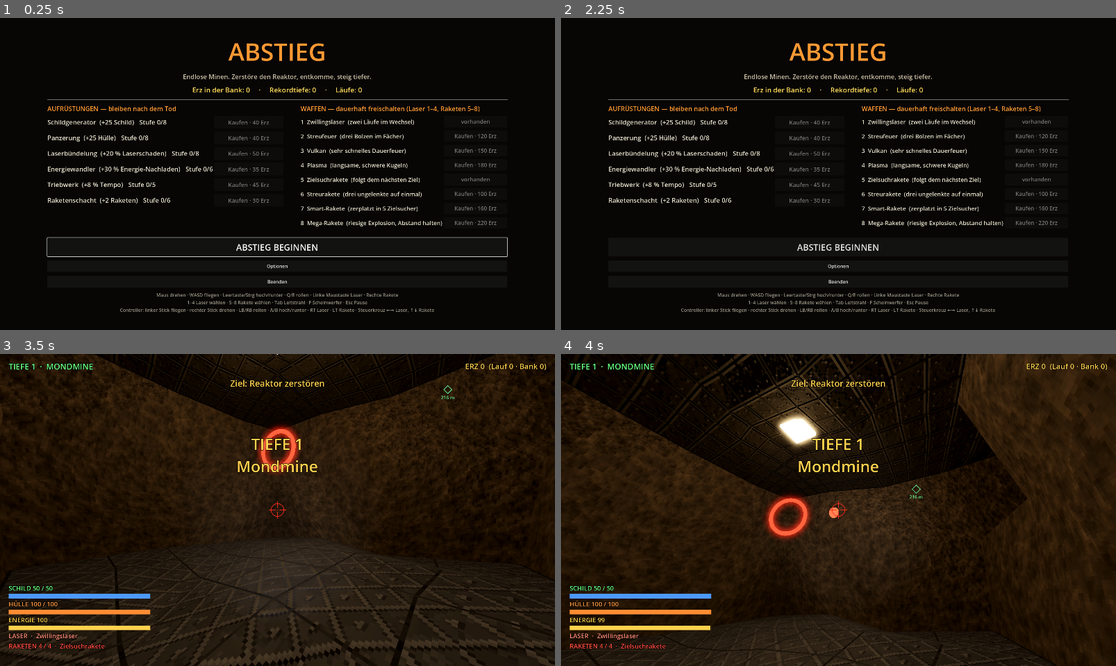
Above: before the commit, frames 1-4 (two rows, left to right).
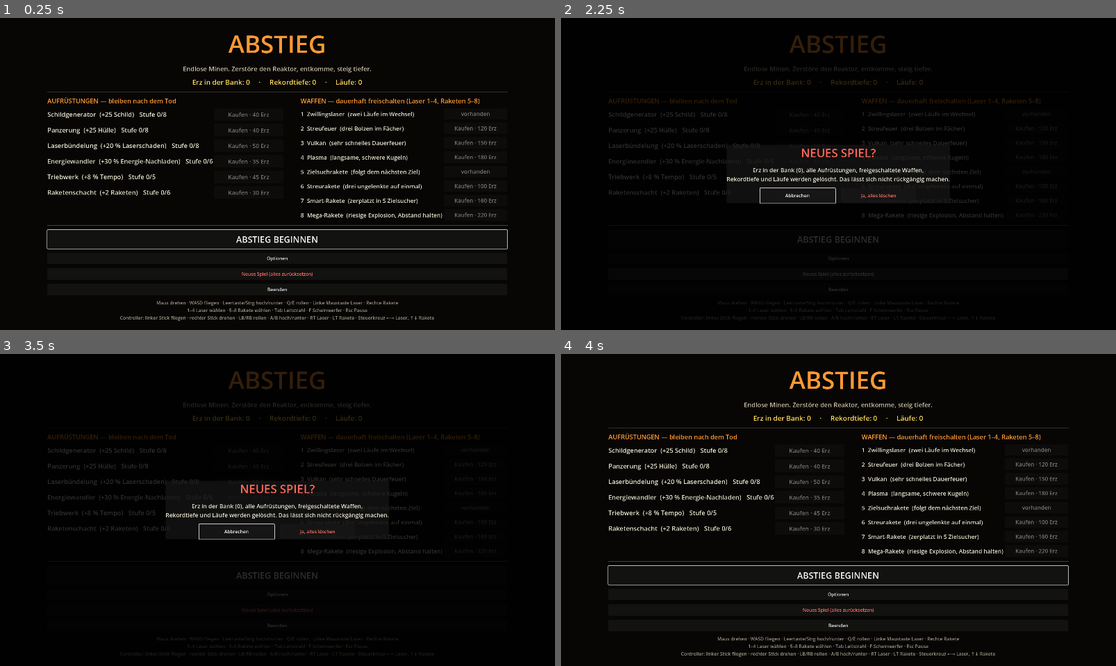
Above: after the commit, the same moments.

Repository: StevFischer/abstieg
Game: Godot game, scene res://scenes/main.tscn
Same seed, same stepped clock (60 frames per second), same inputs: the game is played once before the commit and once after it.
Inputs (mouse positions are in pixels of both pictures, inside the frame that each line leads up to):
- Up to frame 1 (0.25 s): no input
- Up to frame 2 (2.25 s): click (838, 273) at 0.5 s, where only the run after the commit has a clickable "Neues Spiel (alles zurücksetz…"; click (799, 195) at 1.25 s, where only the run after the commit has a clickable "Abbrechen"; click (838, 273) at 2 s, where only the run after the commit has a clickable "Neues Spiel (alles zurücksetz…"
- Up to frame 3 (3.5 s): click "ABSTIEG BEGINNEN" at 2.75 s
- Up to frame 4 (4 s): click (877, 531) at 3.5 s, where only the run after the commit has a clickable "Ja, alles löschen"

The runs differ from the first frame. In frame 1, 11% of the frame differs, in the area x 8-92%, y 5-98%; in frame 2, 7.6%; in frame 3, 70%, in the area x 0-100%, y 0-100%; in frame 4, 57%.

Commit message:
Licht gedämpft (Glühen, Paneele, Lampen, Augen, Geschosse), Lampen nur an echter Decke, Hallen mit Säulen, Wirbelportal, Minen dunkel mit MINE-Schild, Neues Spiel mit Abfrage
Co-Authored-By: Claude Opus 5.5 <noreply@anthropic.com>

Diff:
--- a/scripts/Ausgang.gd
+++ b/scripts/Ausgang.gd
@@ -1,14 +1,37 @@
 class_name Ausgang
 extends Area3D
-## Der Ausstiegsschacht im Startraum. Rot und verschlossen, bis der Reaktor fällt.
+## Der Ausstiegsschacht im Startraum: ein Wirbel in einem achteckigen Stahlrahmen.
+## Verschlossen dreht er sich träge und rot; nach der Reaktorzerstörung wird er grün, wirbelt schnell
+## und saugt Funken nach innen. Hineinfliegen führt eine Tiefe tiefer.
 
 signal erreicht
 
+const WIRBEL := """
+shader_type spatial;
+render_mode unshaded, blend_add, cull_disabled, depth_draw_never;
+uniform vec4 farbe : source_color = vec4(1.0, 0.2, 0.1, 1.0);
+uniform float tempo = 1.0;
+uniform float staerke = 0.5;
+void fragment() {
+	vec2 p = UV * 2.0 - 1.0;
+	float r = length(p);
+	if (r > 1.0) { discard; }
+	float a = atan(p.y, p.x);
+	float spirale = 0.5 + 0.5 * sin(a * 5.0 + r * 16.0 - TIME * tempo);
+	float kern = pow(1.0 - r, 0.7);
+	float rand = smoothstep(0.8, 1.0, r) * (1.0 - smoothstep(0.97, 1.0, r));
+	float v = (spirale * 0.75 + 0.25) * kern * staerke + rand * 0.9;
+	ALBEDO = farbe.rgb * v;
+}
+"""
+
 var offen := false
-var _ring: MeshInstance3D
-var _mat: StandardMaterial3D
-var _flaeche: MeshInstance3D
+var _wirbel_mat: ShaderMaterial
+var _lichter_mat: StandardMaterial3D
+var _ringe: Array[MeshInstance3D] = []
+var _funken: GPUParticles3D
 var _licht: OmniLight3D
+var _t := 0.0
 
 
 func _ready() -> void:
@@ -19,49 +42,117 @@
 	kugel.radius = 2.2
 	form.shape = kugel
 	add_child(form)
-	_mat = StandardMaterial3D.new()
-	_mat.shading_mode = BaseMaterial3D.SHADING_MODE_UNSHADED
-	_mat.albedo_color = Color(2.5, 0.3, 0.2)
-	_ring = MeshInstance3D.new()
-	var t := TorusMesh.new()
-	t.inner_radius = 1.6
-	t.outer_radius = 2.0
-	t.material = _mat
-	_ring.mesh = t
-	_ring.rotation.x = PI / 2.0
-	add_child(_ring)
-	_flaeche = MeshInstance3D.new()
-	var c := CylinderMesh.new()
-	c.top_radius = 1.6
-	c.bottom_radius = 1.6
-	c.height = 0.05
+
+	# Wirbelscheibe
+	var scheibe := MeshInstance3D.new()
+	var quad := QuadMesh.new()
+	quad.size = Vector2(4.4, 4.4)
+	_wirbel_mat = ShaderMaterial.new()
+	var sh := Shader.new()
+	sh.code = WIRBEL
+	_wirbel_mat.shader = sh
+	quad.material = _wirbel_mat
+	scheibe.mesh = quad
+	add_child(scheibe)
+
+	# Achteckiger Stahlrahmen mit Signallampen
+	var stahl := StandardMaterial3D.new()
+	stahl.albedo_color = Color(0.3, 0.3, 0.33)
+	stahl.metallic = 0.4
+	stahl.roughness = 0.45
+	_lichter_mat = StandardMaterial3D.new()
+	_lichter_mat.shading_mode = BaseMaterial3D.SHADING_MODE_UNSHADED
+	for i in 8:
+		var w := TAU * i / 8.0
+		var balken := MeshInstance3D.new()
+		var b := BoxMesh.new()
+		b.size = Vector3(1.85, 0.32, 0.5)
+		b.material = stahl
+		balken.mesh = b
+		balken.position = Vector3(cos(w + TAU / 16.0), sin(w + TAU / 16.0), 0) * 2.35
+		balken.rotation.z = w + TAU / 16.0 + PI / 2.0
+		add_child(balken)
+		var lampe := MeshInstance3D.new()
+		var k := BoxMesh.new()
+		k.size = Vector3(0.22, 0.22, 0.56)
+		k.material = _lichter_mat
+		lampe.mesh = k
+		lampe.position = Vector3(cos(w), sin(w), 0) * 2.55
+		add_child(lampe)
+
+	# Zwei dünne Ringe, die in verschiedene Richtungen kreisen
+	for i in 2:
+		var ring := MeshInstance3D.new()
+		var t := TorusMesh.new()
+		t.inner_radius = 2.7 + i * 0.3
+		t.outer_radius = 2.78 + i * 0.3
+		t.rings = 48
+		t.material = _lichter_mat
+		ring.mesh = t
+		ring.rotation.x = PI / 2.0
+		add_child(ring)
+		_ringe.append(ring)
+
+	# Funken, die nach innen gesogen werden (nur offen)
+	_funken = GPUParticles3D.new()
+	_funken.amount = 70
+	_funken.lifetime = 0.9
+	_funken.emitting = false
+	var pm := ParticleProcessMaterial.new()
+	pm.emission_shape = ParticleProcessMaterial.EMISSION_SHAPE_RING
+	pm.emission_ring_axis = Vector3(0, 0, 1)
+	pm.emission_ring_radius = 2.4
+	pm.emission_ring_inner_radius = 2.1
+	pm.emission_ring_height = 0.2
+	pm.gravity = Vector3.ZERO
+	pm.radial_accel_min = -9.0
+	pm.radial_accel_max = -6.0
+	pm.tangential_accel_min = 3.0
+	pm.tangential_accel_max = 5.0
+	pm.scale_min = 0.6
+	pm.scale_max = 1.0
+	_funken.process_material = pm
+	var funke := QuadMesh.new()
+	funke.size = Vector2(0.12, 0.12)
 	var fm := StandardMaterial3D.new()
 	fm.shading_mode = BaseMaterial3D.SHADING_MODE_UNSHADED
-	fm.transparency = BaseMaterial3D.TRANSPARENCY_ALPHA
-	fm.albedo_color = Color(0.4, 2.0, 0.6, 0.45)
-	c.material = fm
-	_flaeche.mesh = c
-	_flaeche.rotation.x = PI / 2.0
-	_flaeche.visible = false
-	add_child(_flaeche)
+	fm.billboard_mode = BaseMaterial3D.BILLBOARD_ENABLED
+	fm.albedo_color = Color(0.6, 2.0, 0.8)
+	funke.material = fm
+	_funken.draw_pass_1 = funke
+	add_child(_funken)
+
 	_licht = OmniLight3D.new()
-	_licht.light_color = Color(1.0, 0.2, 0.1)
-	_licht.omni_range = 9.0
-	_licht.light_energy = 1.5
+	_licht.omni_range = 10.0
 	add_child(_licht)
+	_zustand_zeigen()
 	body_entered.connect(_rein)
 
 
+func _zustand_zeigen() -> void:
+	var farbe := Color(0.4, 1.6, 0.6) if offen else Color(1.3, 0.2, 0.12)
+	_wirbel_mat.set_shader_parameter("farbe", farbe)
+	_wirbel_mat.set_shader_parameter("tempo", 7.0 if offen else 1.2)
+	_wirbel_mat.set_shader_parameter("staerke", 0.9 if offen else 0.35)
+	_lichter_mat.albedo_color = farbe
+	_licht.light_color = Color(0.3, 1.0, 0.4) if offen else Color(1.0, 0.2, 0.1)
+	_licht.light_energy = 2.2 if offen else 1.0
+	_funken.emitting = offen
+
+
 func _process(dt: float) -> void:
-	rotation.y += dt * (1.5 if offen else 0.3)
+	_t += dt
+	rotation.y += dt * (0.5 if offen else 0.15)
+	_ringe[0].rotation.y += dt * (2.4 if offen else 0.4)
+	_ringe[1].rotation.x += dt * (1.7 if offen else 0.3)
+	_lichter_mat.albedo_color.a = 1.0
+	if offen:
+		_licht.light_energy = 1.8 + sin(_t * 6.0) * 0.6
 
 
 func oeffnen() -> void:
 	offen = true
-	_mat.albedo_color = Color(0.4, 2.5, 0.6)
-	_licht.light_color = Color(0.3, 1.0, 0.4)
-	_licht.light_energy = 3.0
-	_flaeche.visible = true
+	_zustand_zeigen()
 	for k in get_overlapping_bodies():
 		_rein(k)
 
--- a/scripts/Beute.gd
+++ b/scripts/Beute.gd
@@ -52,7 +52,7 @@
 	_mat.emission_energy_multiplier = 0.9
 	_glanz = StandardMaterial3D.new()
 	_glanz.shading_mode = BaseMaterial3D.SHADING_MODE_UNSHADED
-	_glanz.albedo_color = Color(farbe.r * 2.5, farbe.g * 2.5, farbe.b * 2.5)
+	_glanz.albedo_color = Color(farbe.r * 1.6, farbe.g * 1.6, farbe.b * 1.6)
 	_form = Node3D.new()
 	add_child(_form)
 	match art:
--- a/scripts/Effekte.gd
+++ b/scripts/Effekte.gd
@@ -32,7 +32,7 @@
 	var m := StandardMaterial3D.new()
 	m.shading_mode = BaseMaterial3D.SHADING_MODE_UNSHADED
 	m.transparency = BaseMaterial3D.TRANSPARENCY_ALPHA
-	m.albedo_color = Color(farbe.r * 3.0, farbe.g * 3.0, farbe.b * 3.0, 1.0)
+	m.albedo_color = Color(farbe.r * 2.0, farbe.g * 2.0, farbe.b * 2.0, 1.0)
 	kugel.material = m
 	k.mesh = kugel
 	eltern.add_child(k)
--- a/scripts/Gegner.gd
+++ b/scripts/Gegner.gd
@@ -180,11 +180,11 @@
 	rahmen.metallic = 0.3
 	var leuchte := StandardMaterial3D.new()
 	leuchte.shading_mode = BaseMaterial3D.SHADING_MODE_UNSHADED
-	leuchte.albedo_color = Color(d.auge.r * 3.0, d.auge.g * 3.0, d.auge.b * 3.0)
+	leuchte.albedo_color = Color(d.auge.r * 1.8, d.auge.g * 1.8, d.auge.b * 1.8)
 	var duese := leuchte.duplicate() as StandardMaterial3D
-	duese.albedo_color = Color(2.6, 1.4, 0.5)
+	duese.albedo_color = Color(1.6, 0.85, 0.3)
 	var mine := leuchte.duplicate() as StandardMaterial3D
-	mine.albedo_color = Color(3.0, 1.3, 0.3)
+	mine.albedo_color = Color(1.8, 0.8, 0.2)
 	var schild := StandardMaterial3D.new()
 	schild.shading_mode = BaseMaterial3D.SHADING_MODE_UNSHADED
 	schild.transparency = BaseMaterial3D.TRANSPARENCY_ALPHA
--- a/scripts/Geschoss.gd
+++ b/scripts/Geschoss.gd
@@ -39,7 +39,7 @@
 	kapsel.rings = 2
 	var m := StandardMaterial3D.new()
 	m.shading_mode = BaseMaterial3D.SHADING_MODE_UNSHADED
-	m.albedo_color = Color(p_farbe.r * 4.0, p_farbe.g * 4.0, p_farbe.b * 4.0)
+	m.albedo_color = Color(p_farbe.r * 2.2, p_farbe.g * 2.2, p_farbe.b * 2.2)
 	kapsel.material = m
 	mi.mesh = kapsel
 	mi.rotation.x = PI / 2.0
@@ -47,7 +47,7 @@
 	var l := OmniLight3D.new()
 	l.light_color = p_farbe
 	l.omni_range = 4.0 * groesse
-	l.light_energy = 1.2
+	l.light_energy = 0.8
 	g.add_child(l)
 	return g
 
--- a/scripts/Hangar.gd
+++ b/scripts/Hangar.gd
@@ -80,6 +80,12 @@
 	opt.custom_minimum_size = Vector2(0, 40)
 	opt.pressed.connect(func(): optionen.emit())
 	spalte.add_child(opt)
+	var neu := Button.new()
+	neu.text = "Neues Spiel (alles zurücksetzen)"
+	neu.custom_minimum_size = Vector2(0, 40)
+	neu.add_theme_color_override("font_color", Color(1.0, 0.45, 0.4))
+	neu.pressed.connect(_frage_neues_spiel)
+	spalte.add_child(neu)
 	var ende := Button.new()
 	ende.text = "Beenden"
 	ende.custom_minimum_size = Vector2(0, 40)
@@ -91,6 +97,45 @@
 		"Controller: linker Stick fliegen · rechter Stick drehen · LB/RB rollen · A/B hoch/runter · RT Laser · LT Rakete · Steuerkreuz ←→ Laser, ↑↓ Rakete",
 		16, Color(0.6, 0.58, 0.52), true))
 	erster.call_deferred("grab_focus")
+
+
+## Sicherheitsabfrage — Neues Spiel lässt sich nicht rückgängig machen.
+func _frage_neues_spiel() -> void:
+	var schleier := ColorRect.new()
+	schleier.name = "Abfrage"
+	schleier.color = Color(0, 0, 0, 0.8)
+	schleier.set_anchors_preset(Control.PRESET_FULL_RECT)
+	add_child(schleier)
+	var mitte := CenterContainer.new()
+	mitte.set_anchors_preset(Control.PRESET_FULL_RECT)
+	schleier.add_child(mitte)
+	var kasten := PanelContainer.new()
+	mitte.add_child(kasten)
+	var spalte := VBoxContainer.new()
+	spalte.add_theme_constant_override("separation", 18)
+	spalte.custom_minimum_size = Vector2(760, 0)
+	kasten.add_child(spalte)
+	spalte.add_child(_label("NEUES SPIEL?", 40, Color(1.0, 0.4, 0.35), true))
+	spalte.add_child(_label("Erz in der Bank (%d), alle Aufrüstungen, freigeschaltete Waffen,\nRekordtiefe und Läufe werden gelöscht. Das lässt sich nicht rückgängig machen." % Meta.bank,
+		20, Color(0.9, 0.88, 0.8), true))
+	var zeile := HBoxContainer.new()
+	zeile.add_theme_constant_override("separation", 20)
+	zeile.alignment = BoxContainer.ALIGNMENT_CENTER
+	spalte.add_child(zeile)
+	var nein := Button.new()
+	nein.text = "Abbrechen"
+	nein.custom_minimum_size = Vector2(260, 52)
+	nein.pressed.connect(func(): schleier.queue_free())
+	zeile.add_child(nein)
+	var ja := Button.new()
+	ja.text = "Ja, alles löschen"
+	ja.custom_minimum_size = Vector2(260, 52)
+	ja.add_theme_color_override("font_color", Color(1.0, 0.45, 0.4))
+	ja.pressed.connect(func():
+		Meta.zuruecksetzen()
+		aufbauen())
+	zeile.add_child(ja)
+	nein.call_deferred("grab_focus")      # Vorauswahl ist das Harmlose
 
 
 func _waffen_spalte(rechts: VBoxContainer) -> void:
--- a/scripts/LevelBau.gd
+++ b/scripts/LevelBau.gd
@@ -127,25 +127,50 @@
 	for i in gen.raeume.size():
 		var r := gen.raeume[i]
 		var farbe: Color = thema.lichter[rng.randi_range(0, thema.lichter.size() - 1)]
-		var oben := gen.mitte(i) + Vector3(0, (r.groesse.y - 1) * s * 0.5 + s * 0.3, 0)
-		var l := OmniLight3D.new()
-		l.light_color = farbe
-		l.omni_range = maxf(r.groesse.x, r.groesse.z) * s * 0.9 + 6.0
-		l.light_energy = 1.7
-		l.omni_attenuation = 0.8
-		l.position = oben
-		l.add_to_group("minenlicht")
-		l.set_meta("farbe", farbe)
-		mine.add_child(l)
-		var lampe := MeshInstance3D.new()
-		var box := BoxMesh.new()
-		box.size = Vector3(1.6, 0.25, 1.6)
-		var m := lampen_mat.duplicate() as StandardMaterial3D
-		m.albedo_color = Color(farbe.r * 3.0, farbe.g * 3.0, farbe.b * 3.0)
-		box.material = m
-		lampe.mesh = box
-		lampe.position = oben + Vector3(0, s * 0.18, 0)
-		mine.add_child(lampe)
+		# Lampen nur an echter Decke: oberste Zellen, über denen Fels ist (kein Schacht, keine Säule).
+		# Kleine Räume eine Lampe nahe der Mitte, Hallen ein Raster alle drei Zellen.
+		var decke: Array[Vector3i] = []
+		var top: int = r.pos.y + r.groesse.y - 1
+		for x in range(r.pos.x, r.pos.x + r.groesse.x):
+			for z in range(r.pos.z, r.pos.z + r.groesse.z):
+				var c := Vector3i(x, top, z)
+				if gen.zellen.has(c) and not gen.zellen.has(c + Vector3i.UP):
+					decke.append(c)
+		if decke.is_empty():
+			continue
+		var mitte_xz := Vector2(gen.mitte(i).x, gen.mitte(i).z)
+		decke.sort_custom(func(a: Vector3i, b: Vector3i):
+			return Vector2(a.x, a.z).distance_to(mitte_xz / s) < Vector2(b.x, b.z).distance_to(mitte_xz / s))
+		var plaetze: Array[Vector3i] = [decke[0]]
+		if r.groesse.x >= 5 and r.groesse.z >= 5:
+			plaetze.clear()
+			for c in decke:
+				if (c.x - r.pos.x) % 3 == 1 and (c.z - r.pos.z) % 3 == 1:
+					plaetze.append(c)
+			if plaetze.is_empty():
+				plaetze.append(decke[0])
+		var reichweite := (maxf(r.groesse.x, r.groesse.z) * s * 0.9 + 6.0) if plaetze.size() == 1 else s * 3.2
+		for c in plaetze:
+			var unter_decke := LevelGen.welt_von(c) + Vector3(0, s * 0.5 - 0.15, 0)
+			var l := OmniLight3D.new()
+			l.light_color = farbe
+			l.omni_range = reichweite + r.groesse.y * s * 0.3
+			l.light_energy = 1.7
+			l.omni_attenuation = 0.8
+			l.position = unter_decke - Vector3(0, s * 0.25, 0)
+			l.add_to_group("minenlicht")
+			l.set_meta("farbe", farbe)
+			mine.add_child(l)
+			var lampe := MeshInstance3D.new()
+			var box := BoxMesh.new()
+			box.size = Vector3(1.6, 0.2, 1.6)
+			var m := lampen_mat.duplicate() as StandardMaterial3D
+			m.albedo_color = Color(farbe.r * 1.05, farbe.g * 1.05, farbe.b * 1.05)
+			box.material = m
+			lampe.mesh = box
+			lampe.position = unter_decke
+			lampe.add_to_group("lampe")
+			mine.add_child(lampe)
 		# Stollen: jede dritte Zelle ein schwaches Licht
 		var weg: Array = r.tunnel
 		for j in range(1, weg.size(), 3):
--- a/scripts/LevelGen.gd
+++ b/scripts/LevelGen.gd
@@ -48,6 +48,7 @@
 			if _anbauen(BOSS_RAUM, quelle):
 				reaktor_raum = raeume.size() - 1
 				break
+	_saeulen()
 
 
 func _anbauen(fest := Vector3i.ZERO, quelle := -1) -> bool:
@@ -66,8 +67,12 @@
 			weg.append(p)
 		r_ende = r2
 	var groesse := Vector3i(rng.randi_range(2, 4), rng.randi_range(1, 3), rng.randi_range(2, 4))
-	if rng.randf() < 0.12:
+	var wurf := rng.randf()
+	if wurf < 0.12:
 		groesse = Vector3i(rng.randi_range(4, 6), rng.randi_range(3, 4), rng.randi_range(4, 6))
+	elif wurf < 0.28:
+		# Halle: bis 48 × 30 × 48 m, bekommt später Felssäulen als Deckung
+		groesse = Vector3i(rng.randi_range(5, 8), rng.randi_range(3, 5), rng.randi_range(5, 8))
 	if fest != Vector3i.ZERO:
 		groesse = fest
 	var ein := p + r_ende
@@ -146,6 +151,24 @@
 	reaktor_raum = maxi(beste, 0)
 
 
+## Felssäulen in großen Hallen: jede dritte Zelle im Inneren (zwei Zellen Abstand zur Wand,
+## damit die Stolleneingänge frei bleiben) über die ganze Höhe zurück zu Fels.
+func _saeulen() -> void:
+	for i in raeume.size():
+		var r := raeume[i]
+		if i == start_raum or i == reaktor_raum or r.groesse.x < 5 or r.groesse.z < 5:
+			continue
+		for x in range(r.pos.x + 2, r.pos.x + r.groesse.x - 2, 3):
+			for z in range(r.pos.z + 2, r.pos.z + r.groesse.z - 2, 3):
+				# kein Schacht darf genau hier in Decke oder Boden münden
+				if zellen.has(Vector3i(x, r.pos.y + r.groesse.y, z)) or zellen.has(Vector3i(x, r.pos.y - 1, z)):
+					continue
+				for y in range(r.pos.y, r.pos.y + r.groesse.y):
+					var c := Vector3i(x, y, z)
+					if zellen.get(c, -2) == i:
+						zellen.erase(c)
+
+
 # --- Abfragen -------------------------------------------------------------
 
 static func ist_boss_tiefe(t: int) -> bool:
@@ -167,7 +190,8 @@
 	for x in range(r.pos.x, r.pos.x + r.groesse.x):
 		for y in range(r.pos.y, r.pos.y + r.groesse.y):
 			for z in range(r.pos.z, r.pos.z + r.groesse.z):
-				aus.append(Vector3i(x, y, z))
+				if zellen.has(Vector3i(x, y, z)):     # Säulen auslassen
+					aus.append(Vector3i(x, y, z))
 	return aus
 
 
--- a/scripts/Main.gd
+++ b/scripts/Main.gd
@@ -282,8 +282,8 @@
 	e.fog_light_color = thema.nebel
 	e.fog_density = 0.012
 	e.glow_enabled = true
-	e.glow_intensity = 0.7
-	e.glow_hdr_threshold = 0.9
+	e.glow_intensity = 0.4          # Stev: Leuchteffekte waren übertrieben hell (vorher 0.7 / 0.9)
+	e.glow_hdr_threshold = 1.1
 	e.tonemap_mode = Environment.TONE_MAPPER_FILMIC
 
 
@@ -518,6 +518,10 @@
 	schiff.collision_mask = 1
 	if "--zeige-waffen" in OS.get_cmdline_user_args():
 		await _waffen_schau()
+		get_tree().quit(0)
+		return
+	if "--zeige-neu3" in OS.get_cmdline_user_args():
+		await _schau3()
 		get_tree().quit(0)
 		return
 	if "--zeige-gegner2" in OS.get_cmdline_user_args():
@@ -712,6 +716,101 @@
 	Protokoll.schreib("test", "Schiffswerte: Schild %d / %d" % [schiff.schild, schiff.schild_max])
 
 
+## Portal, Minen gegen Beute, Halle mit Säulen und Lampen, Lampen an echter Decke, Neues-Spiel-Abfrage.
+func _schau3() -> void:
+	for g in get_tree().get_nodes_in_group("gegner"):
+		g.free()
+	await _warte(3.5)
+	var start := schiff.global_transform
+	# Portal zu / offen
+	var mitte_start := gen.mitte(gen.start_raum)
+	schiff.global_position = ausgang.global_position + (mitte_start - ausgang.global_position).normalized() * 7.0
+	schiff.look_at(ausgang.global_position, Vector3.UP)
+	await _warte(0.6)
+	_foto("neu3_portal_zu")
+	schiff.unverwundbar = true
+	ausgang.offen = true
+	ausgang._zustand_zeigen()
+	await _warte(1.2)
+	_foto("neu3_portal_offen")
+	ausgang.offen = false
+	ausgang._zustand_zeigen()
+	schiff.global_transform = start
+	# Mine neben Beute
+	var vor := -schiff.global_basis.z
+	var rechts := schiff.global_basis.x
+	var mp := schiff.global_position + vor * 7.0
+	var m := Mine.neu(mp - rechts * 1.8, 1.0)
+	level.add_child(m)
+	m.set_physics_process(false)
+	level.add_child(Beute.neu("schild", mp + rechts * 1.8))
+	level.add_child(Beute.neu("erz", mp))
+	await _warte(0.8)
+	_foto("neu3_mine_beute")
+	m.free()
+	# Lampen: jede muss an Decke hängen (Zelle darüber Fels, eigene Zelle befahrbar)
+	var falsch := 0
+	var lampen := get_tree().get_nodes_in_group("lampe")
+	for l in lampen:
+		var c := LevelGen.zelle_von(l.global_position - Vector3(0, 1.0, 0))
+		if not gen.zellen.has(c) or gen.zellen.has(c + Vector3i.UP):
+			falsch += 1
+	Protokoll.schreib("test", "Lampen: %d gesamt, %d nicht an echter Decke → %s" % [lampen.size(), falsch, "ok" if falsch == 0 else "FEHLER"])
+	# Halle mit Säulen suchen (notfalls neue Minen erzeugen)
+	var halle := -1
+	for versuch in 12:
+		for i in gen.raeume.size():
+			if gen.raeume[i].groesse.x >= 6 and gen.raeume[i].groesse.z >= 6 and i != gen.reaktor_raum and i != gen.start_raum:
+				halle = i
+		if halle >= 0:
+			break
+		_lade_level()
+		await _warte(0.3)
+		for g in get_tree().get_nodes_in_group("gegner"):
+			g.free()
+	if halle >= 0:
+		var r := gen.raeume[halle]
+		var ecke := LevelGen.welt_von(r.pos) + Vector3(0, (r.groesse.y - 1) * LevelGen.ZELLE * 0.5, 0)
+		var gegenueber := LevelGen.welt_von(r.pos + r.groesse - Vector3i.ONE)
+		schiff.global_position = LevelGen.welt_von(gen.naechste_zelle(ecke))
+		schiff.look_at(Vector3(gegenueber.x, schiff.global_position.y - 2.0, gegenueber.z), Vector3.UP)
+		await _warte(1.0)
+		var saeulen := 0
+		for x in range(r.pos.x, r.pos.x + r.groesse.x):
+			for z in range(r.pos.z, r.pos.z + r.groesse.z):
+				if not gen.zellen.has(Vector3i(x, r.pos.y, z)):
+					saeulen += 1
+		_foto("neu3_halle")
+		Protokoll.schreib("test", "Halle %s mit %d Säulen, Lampen gesamt %d" % [r.groesse, saeulen, get_tree().get_nodes_in_group("lampe").size()])
+	else:
+		Protokoll.schreib("test", "Halle: in 12 Minen keine gefunden")
+	# Neues Spiel (nur im Test-Spielstand)
+	Meta.bank = 777
+	Meta.rekord = 9
+	Meta.laeufe = 5
+	Meta.stufen = {"schild": 3}
+	Meta.waffen = ["plasma"]
+	Meta.speichern()
+	hud.visible = false
+	hangar.aufbauen()
+	hangar_ebene.visible = true
+	await _warte(0.3)
+	hangar._frage_neues_spiel()
+	await _warte(0.5)
+	_foto("neu3_reset_abfrage")
+	var ja: Button = null
+	for b in hangar.find_children("*", "Button", true, false):
+		if b.text.begins_with("Ja, alles"):
+			ja = b
+	ja.pressed.emit()
+	await _warte(0.5)
+	_foto("neu3_reset_danach")
+	Meta.laden()
+	var leer := Meta.bank == 0 and Meta.rekord == 0 and Meta.laeufe == 0 and Meta.stufen.is_empty() and Meta.waffen.is_empty()
+	Protokoll.schreib("test", "Neues Spiel: nach Neuladen Bank %d, Rekord %d, Läufe %d, Stufen %s, Waffen %s → %s" % [
+		Meta.bank, Meta.rekord, Meta.laeufe, Meta.stufen, Meta.waffen, "ok" if leer else "FEHLER"])
+
+
 func _testgegner(typ: String, pos: Vector3, physik: bool) -> Gegner:
 	var g := _gegner(typ, pos)
 	g.look_at(schiff.global_position, Vector3.UP)
--- a/scripts/Meta.gd
+++ b/scripts/Meta.gd
@@ -89,6 +89,18 @@
 	}
 
 
+## Neues Spiel: alles auf null, außer den Lautstärke-Einstellungen (die liegen in einer eigenen Datei).
+func zuruecksetzen() -> void:
+	Protokoll.schreib("meta", "Neues Spiel: vorher Bank %d, Rekord %d, Läufe %d, Stufen %s, Waffen %s" % [
+		bank, rekord, laeufe, stufen, waffen])
+	bank = 0
+	rekord = 0
+	laeufe = 0
+	stufen = {}
+	waffen = []
+	speichern()
+
+
 func laden() -> void:
 	var c := ConfigFile.new()
 	if c.load(_pfad) != OK:
--- a/scripts/Mine.gd
+++ b/scripts/Mine.gd
@@ -31,36 +31,57 @@
 	k.radius = 0.55
 	form.shape = k
 	add_child(form)
+	# Dunkler Stahl mit roten Warnlichtern — darf nicht aussehen wie Beute (die leuchtet bunt und freundlich).
+	var stahl := StandardMaterial3D.new()
+	stahl.albedo_color = Color(0.16, 0.15, 0.15)
+	stahl.metallic = 0.5
+	stahl.roughness = 0.35
+	var kern := MeshInstance3D.new()
+	var kugel := SphereMesh.new()
+	kugel.radius = 0.4
+	kugel.height = 0.8
+	kugel.radial_segments = 12
+	kugel.rings = 8
+	kugel.material = stahl
+	kern.mesh = kugel
+	add_child(kern)
 	_mat = StandardMaterial3D.new()
 	_mat.shading_mode = BaseMaterial3D.SHADING_MODE_UNSHADED
-	_mat.albedo_color = Color(3.0, 1.3, 0.3)
-	var kern := MeshInstance3D.new()
-	var kugel := SphereMesh.new()
-	kugel.radius = 0.32
-	kugel.height = 0.64
-	kugel.radial_segments = 10
-	kugel.rings = 6
-	kugel.material = _mat
-	kern.mesh = kugel
-	add_child(kern)
-	var stahl := StandardMaterial3D.new()
-	stahl.albedo_color = Color(0.25, 0.24, 0.24)
-	stahl.metallic = 0.8
-	stahl.roughness = 0.4
-	for r in [Vector3.UP, Vector3.DOWN, Vector3.LEFT, Vector3.RIGHT, Vector3.FORWARD, Vector3.BACK]:
+	_mat.albedo_color = Color(2.0, 0.05, 0.03)
+	var band := MeshInstance3D.new()
+	var t := TorusMesh.new()
+	t.inner_radius = 0.38
+	t.outer_radius = 0.45
+	t.material = _mat
+	band.mesh = t
+	add_child(band)
+	var schrift := Label3D.new()
+	schrift.text = "MINE"
+	schrift.billboard = BaseMaterial3D.BILLBOARD_ENABLED
+	schrift.font_size = 40
+	schrift.outline_size = 12
+	schrift.pixel_size = 0.012
+	schrift.modulate = Color(1.0, 0.25, 0.2)
+	schrift.outline_modulate = Color(0, 0, 0, 0.9)
+	schrift.position = Vector3(0, 1.1, 0)
+	schrift.visibility_range_end = 25.0
+	add_child(schrift)
+	for r in [Vector3.UP, Vector3.DOWN, Vector3.LEFT, Vector3.RIGHT, Vector3.FORWARD, Vector3.BACK,
+			Vector3(1, 1, 0).normalized(), Vector3(-1, 1, 0).normalized(), Vector3(0, 1, 1).normalized(), Vector3(0, 1, -1).normalized(),
+			Vector3(1, -1, 0).normalized(), Vector3(-1, -1, 0).normalized(), Vector3(0, -1, 1).normalized(), Vector3(0, -1, -1).normalized()]:
 		var dorn := MeshInstance3D.new()
 		var kegel := CylinderMesh.new()
 		kegel.top_radius = 0.0
-		kegel.bottom_radius = 0.1
-		kegel.height = 0.4
+		kegel.bottom_radius = 0.08
+		kegel.height = 0.45
 		kegel.radial_segments = 6
 		kegel.material = stahl
 		dorn.mesh = kegel
-		dorn.position = r * 0.42
+		dorn.position = r * 0.55
 		dorn.basis = Basis(Quaternion(Vector3.UP, r)) if r != Vector3.DOWN else Basis(Vector3.RIGHT, PI)
 		add_child(dorn)
 	_licht = OmniLight3D.new()
-	_licht.light_color = Color(1.0, 0.45, 0.1)
+	_licht.light_color = Color(1.0, 0.08, 0.05)
 	_licht.omni_range = 4.0
 	add_child(_licht)
 
@@ -76,8 +97,8 @@
 		_scharf = 0.45       # kurze Zündverzögerung: wer schnell ist, kommt noch vorbei
 	var takt := 10.0 if _scharf >= 0.0 else (5.0 if d < 12.0 else 1.6)
 	var an := sin(_t * takt) > 0.0
-	_mat.albedo_color.a = 1.0
-	_licht.light_energy = 1.6 if an else 0.2
+	_mat.albedo_color = Color(2.0, 0.05, 0.03) if an else Color(0.25, 0.02, 0.02)
+	_licht.light_energy = 1.4 if an else 0.1
 	if _scharf >= 0.0:
 		_scharf -= dt
 		if _scharf <= 0.0:
--- a/scripts/Reaktor.gd
+++ b/scripts/Reaktor.gd
@@ -39,7 +39,7 @@
 	_kmat.albedo_color = farbe
 	_kmat.emission_enabled = true
 	_kmat.emission = farbe
-	_kmat.emission_energy_multiplier = 3.0
+	_kmat.emission_energy_multiplier = 1.8
 	k.material = _kmat
 	_kern.mesh = k
 	add_child(_kern)
@@ -79,8 +79,8 @@
 		_licht.light_energy = 1.0 + randf() * 1.5
 		return
 	var tempo := 3.0 + 6.0 * (1.0 - hp / hp_max)
-	_kmat.emission_energy_multiplier = 2.5 + sin(_t * tempo) * 1.3
-	_licht.light_energy = 2.2 + sin(_t * tempo) * 0.8
+	_kmat.emission_energy_multiplier = 1.5 + sin(_t * tempo) * 0.7
+	_licht.light_energy = 1.7 + sin(_t * tempo) * 0.5
 
 
 func _physics_process(dt: float) -> void:
--- a/scripts/Texturen.gd
+++ b/scripts/Texturen.gd
@@ -89,7 +89,7 @@
 		for x in G:
 			var rand := x < 6 or y < 6 or x >= G - 6 or y >= G - 6
 			var leuchtet := not rand and (y % 10) < 6
-			var c := licht.darkened(0.25 + 0.15 * float(y % 10) / 6.0) if leuchtet else (Color(0.08, 0.08, 0.09) if not rand else Color(0.25, 0.25, 0.27))
+			var c := licht.darkened(0.45 + 0.15 * float(y % 10) / 6.0) if leuchtet else (Color(0.08, 0.08, 0.09) if not rand else Color(0.25, 0.25, 0.27))
 			farbe.set_pixel(x, y, c)
 			var h := 0.9 if rand else (0.5 if leuchtet else 0.3)
 			hoehe.set_pixel(x, y, Color(h, h, h))
@@ -114,5 +114,5 @@
 	if leuchtend:
 		m.emission_enabled = true
 		m.emission_texture = m.albedo_texture
-		m.emission_energy_multiplier = 1.1
+		m.emission_energy_multiplier = 0.55
 	return m
